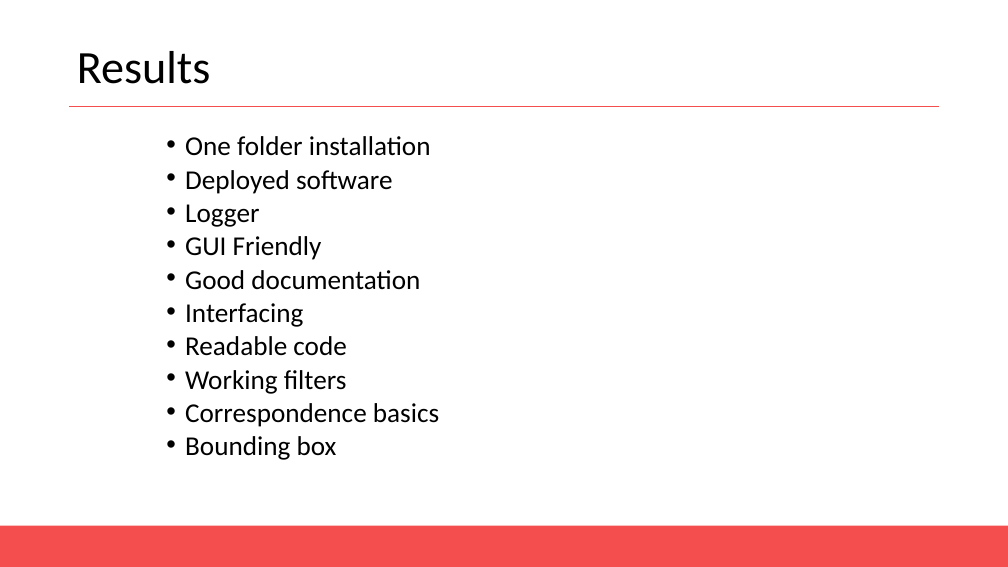
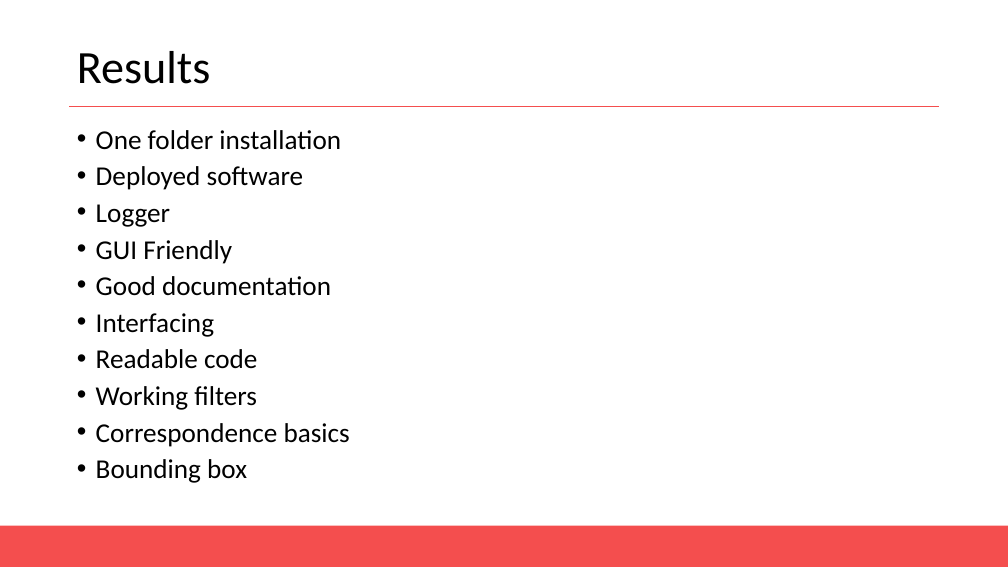
Before and after one commit to AntoineMerlet/3DScan, a slide deck: slide 27 of Presentation/MAGMA Presentation.pptx (slide 26 before the commit). Drawn at 1008x567 pixels with LibreOffice and Linux fonts; fonts in the diff are those of the drawing. Boxes give left, top, right and bottom in pixels: in the first picture for what was removed or moved away, otherwise in the second. Text is boxed around its words. In the diff, an @@ line names an element or a change of style, - is before the commit and + after.

```diff
--- a/Presentation/MAGMA Presentation.pptx
+++ b/Presentation/MAGMA Presentation.pptx
@@ text "One folder installation": place and size @@
-text "One folder installation" at <box>185,136,439,460</box>
+text "One folder installation" at <box>96,130,350,483</box>
@@ text "One folder installation" at <box>96,130,350,483</box>: line spacing 0.7 to 0.8 @@
```
Also in this commit, not shown: 6 other slides changed, 1 slide added, 3 other files.
